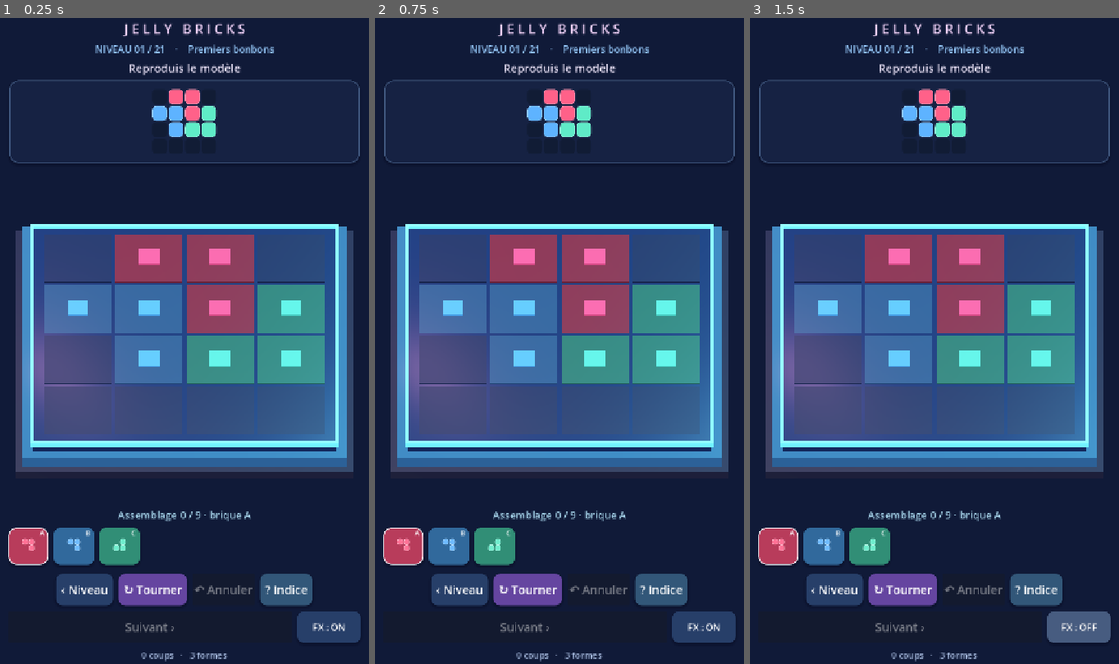
Above: before the commit, frames 1-3 (left to right).
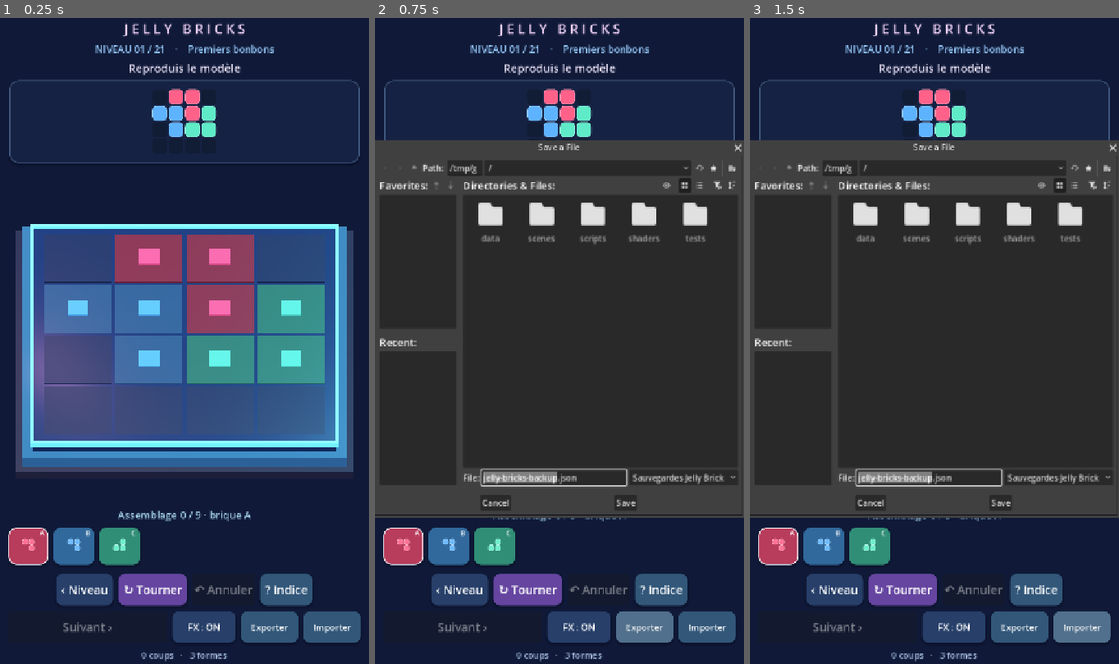
Above: after the commit, the same moments.

Repository: dbrckk/Jelly-bricks
Game: Godot game, scene res://scenes/main.tscn
The game is run twice, just before and just after one commit, with the same random seed, the same clock (stepped at 60 frames per second) and the same inputs.
Inputs (mouse positions are in pixels of both pictures, inside the frame that each line leads up to):
- Up to frame 1 (0.25 s): no input
- Up to frame 2 (0.75 s): click (644, 625) at 0.5 s, where only the run after the commit has a clickable "Exporter"
- Up to frame 3 (1.5 s): click (1082, 625) at 1.25 s, where only the run after the commit has a clickable "Importer"

The runs differ from the first frame. In frame 1, 1.9% of the frame differs, in the area x 17-96%, y 91-97%; in frame 2, 60%, in the area x 0-100%, y 18-97%; in frame 3, 60%.

Commit message:
Godot Android 0.9.9 — export et import SAF des sauvegardes avec validation complète (#42)
* feat(native): validate versioned portable backups and per-level geometry before import

* feat(android): SAF file picker backup export/import with confirmation and transactional restore

* test(native): exercise Godot SAF dialogs and strict backup import validation

* build(android): bump native APK to 0.9.9

* docs(android): explain safe user-controlled backup export and restore

* test(native): always inject an impossible pose in malformed backup regression

* fix(android): preserve pre-import recovery separately from rolling autosave backup

* test(native): verify pre-import save survives automatic session rewrites

* docs(native): distinguish previous-save rollback from rolling backup

Diff:
--- a/native-godot/scripts/game_root.gd
+++ b/native-godot/scripts/game_root.gd
@@ -11,9 +11,11 @@
 const GEL_SHADER = preload("res://shaders/jelly.gdshader")
 const GEL_MESH = preload("res://scripts/gel_mesh.gd")
 const CANDY_AUDIO = preload("res://scripts/candy_audio.gd")
+const SAVE_TRANSFER = preload("res://scripts/save_transfer.gd")
 const SAVE_FILE := "user://jelly-native-progress.json"
 const BACKUP_SAVE_FILE := SAVE_FILE + ".bak"
 const TEMP_SAVE_FILE := SAVE_FILE + ".tmp"
+const PRE_IMPORT_SAVE_FILE := SAVE_FILE + ".before-import.bak"
 
 var levels: Array = []
 var current_level: int = 0
@@ -61,6 +63,11 @@
 var win_tween: Tween
 var resume_session: Dictionary = {}
 var saved_sessions: Dictionary = {}
+var export_picker: FileDialog
+var import_picker: FileDialog
+var import_confirmation: ConfirmationDialog
+var pending_export: String = ""
+var pending_import: Dictionary = {}
 
 func _ready() -> void:
     _read_levels()
@@ -312,6 +319,144 @@
     bottom_actions.add_child(feedback_button)
     moves_label = _label("0 mouvement", 17, Color("#a4b8dc"))
     bottom.add_child(moves_label)
+    # Keep the board interactive: no additional toolbar rows on portrait.
+    var export_button := _button("Exporter", Color("#325779"))
+    export_button.custom_minimum_size = Vector2(112, 54)
+    export_button.add_theme_font_size_override("font_size", 17)
+    export_button.tooltip_text = "Sauvegarder la progression dans un fichier"
+    export_button.pressed.connect(_export_backup)
+    bottom_actions.add_child(export_button)
+    var import_button := _button("Importer", Color("#325779"))
+    import_button.custom_minimum_size = Vector2(112, 54)
+    import_button.add_theme_font_size_override("font_size", 17)
+    import_button.tooltip_text = "Restaurer une sauvegarde de progression"
+    import_button.pressed.connect(_import_backup)
+    bottom_actions.add_child(import_button)
+    _build_transfer_dialogs()
+
+## Godot 4.6 uses Android Storage Access Framework for ACCESS_FILESYSTEM
+## native dialogs (Android 10+). The content:// URI is passed directly
+## to FileAccess. No global file permission, external SDK or network access.
+func _build_transfer_dialogs() -> void:
+    export_picker = FileDialog.new()
+    export_picker.access = FileDialog.ACCESS_FILESYSTEM
+    export_picker.file_mode = FileDialog.FILE_MODE_SAVE_FILE
+    export_picker.use_native_dialog = true
+    export_picker.current_file = "jelly-bricks-backup.json"
+    export_picker.add_filter("*.json", "Sauvegardes Jelly Bricks", "application/json")
+    export_picker.file_selected.connect(_write_export)
+    add_child(export_picker)
+
+    import_picker = FileDialog.new()
+    import_picker.access = FileDialog.ACCESS_FILESYSTEM
+    import_picker.file_mode = FileDialog.FILE_MODE_OPEN_FILE
+    import_picker.use_native_dialog = true
+    import_picker.add_filter("*.json", "Sauvegardes Jelly Bricks", "application/json")
+    import_picker.file_selected.connect(_prepare_import)
+    add_child(import_picker)
+
+    import_confirmation = ConfirmationDialog.new()
+    import_confirmation.title = "Restaurer Jelly Bricks"
+    import_confirmation.ok_button_text = "Remplacer"
+    import_confirmation.confirmed.connect(_confirm_import)
+    add_child(import_confirmation)
+
+func _export_backup() -> void:
+    _save_progress()
+    var data: Dictionary = _read_progress_data()
+    var validation: Dictionary = SAVE_TRANSFER.validate_progress(data, levels)
+    if not validation.get("ok", false):
+        status_label.text = "Export impossible : " + String(validation.get("reason", "données invalides"))
+        return
+    pending_export = SAVE_TRANSFER.encode(validation["progress"])
+    export_picker.popup_file_dialog()
+
+func _write_export(path: String) -> void:
+    if pending_export.is_empty():
+        return
+    var out := FileAccess.open(path, FileAccess.WRITE)
+    if out == null:
+        status_label.text = "Échec export : stockage non accessible"
+        return
+    out.store_string(pending_export)
+    out.flush()
+    var status: Error = out.get_error()
+    out.close()
+    if status != OK:
+        status_label.text = "Échec export : écriture interrompue"
+        return
+    pending_export = ""
+    status_label.text = "Sauvegarde exportée · garde le fichier hors de l'application"
+
+func _import_backup() -> void:
+    pending_import.clear()
+    import_picker.popup_file_dialog()
+
+func _prepare_import(path: String) -> void:
+    pending_import.clear()
+    var source := FileAccess.open(path, FileAccess.READ)
+    if source == null:
+        status_label.text = "Import impossible : fichier inaccessible"
+        return
+    # Read a bounded number of bytes even for Android content-provider URIs.
+    var bytes: PackedByteArray = source.get_buffer(SAVE_TRANSFER.MAX_BYTES + 1)
+    source.close()
+    if bytes.size() > SAVE_TRANSFER.MAX_BYTES:
+        status_label.text = "Import refusé : fichier trop volumineux"
+        return
+    var parsed: Dictionary = SAVE_TRANSFER.decode(bytes.get_string_from_utf8(), levels)
+    if not parsed.get("ok", false):
+        status_label.text = "Import refusé : " + String(parsed.get("reason", "format invalide"))
+        return
+    pending_import = parsed["progress"]
+    import_confirmation.dialog_text = ("Cette sauvegarde contient %d niveaux débloqués et %d parties.\n"
+        + "Restaurer remplacera la progression locale actuelle.\n"
+        + "Une copie de l’ancienne partie sera conservée.") % [
+        int(pending_import["unlocked"]) + 1, pending_import["sessions"].size()]
+    import_confirmation.popup_centered(Vector2i(560, 270))
+
+func _confirm_import() -> void:
+    if pending_import.is_empty():
+        return
+    if not _install_backup(pending_import):
+        status_label.text = "Import échoué · progression actuelle conservée"
+        return
+    pending_import.clear()
+    status_label.text = "Sauvegarde restaurée · progression et niveaux retrouvés"
+
+## Transactional import: create backup first, write staging JSON, and only
+## switch active progress if the replacement was committed successfully.
+func _install_backup(progress: Dictionary) -> bool:
+    var validated: Dictionary = SAVE_TRANSFER.validate_progress(progress, levels)
+    if not validated.get("ok", false):
+        return false
+    _save_progress()
+    if FileAccess.file_exists(SAVE_FILE):
+        var existing: Dictionary = _read_json_dictionary(SAVE_FILE)
+        if not existing.has("unlocked") or DirAccess.copy_absolute(
+                SAVE_FILE, PRE_IMPORT_SAVE_FILE) != OK:
+            return false
+    var temp := FileAccess.open(TEMP_SAVE_FILE, FileAccess.WRITE)
+    if temp == null:
+        return false
+    temp.store_string(JSON.stringify(validated["progress"]))
+    temp.flush()
+    var write_error: Error = temp.get_error()
+    temp.close()
+    if write_error != OK:
+        DirAccess.remove_absolute(TEMP_SAVE_FILE)
+        return false
+    if DirAccess.rename_absolute(TEMP_SAVE_FILE, SAVE_FILE) != OK:
+        DirAccess.remove_absolute(TEMP_SAVE_FILE)
+        return false
+    # _load_progress is also used on startup; avoid combining imported and
+    # previously loaded session dictionaries during this in-process restore.
+    saved_sessions.clear()
+    resume_session.clear()
+    _load_progress()
+    _update_feedback_button()
+    _open_level(current_level, true)
+    return true
 
 ## A malformed JSON save is an expected crash-recovery condition, not
 ## a Godot engine exception. JSON.parse() reports status without log spam.
@@ -335,6 +480,8 @@
     return {}
 
 func _load_progress() -> void:
+    saved_sessions.clear()
+    resume_session.clear()
     var data: Dictionary = _read_progress_data()
     if data.is_empty():
         return
--- /dev/null
+++ b/native-godot/scripts/save_transfer.gd
@@ -0,0 +1,177 @@
+extends RefCounted
+## Portable, strictly validated Jelly Bricks Android progress backups.
+## Uses only built-in Godot 4.6 APIs, including Android SAF content URIs.
+const FORMAT := "jelly-bricks-native-backup"
+const VERSION := 1
+const MAX_BYTES := 2 * 1024 * 1024
+
+static func encode(progress: Dictionary) -> String:
+    var payload := JSON.stringify(progress)
+    return JSON.stringify({
+        "kind": FORMAT, "version": VERSION, "progress": progress,
+        "sha256": payload.sha256_text()
+    })
+
+static func decode(content: String, levels: Array) -> Dictionary:
+    if content.to_utf8_buffer().size() > MAX_BYTES:
+        return {"ok": false, "reason": "Fichier trop volumineux"}
+    var parser := JSON.new()
+    if parser.parse(content) != OK or not parser.data is Dictionary:
+        return {"ok": false, "reason": "Fichier JSON illisible"}
+    var envelope: Dictionary = parser.data
+    if envelope.get("kind") != FORMAT or envelope.get("version") != VERSION:
+        return {"ok": false, "reason": "Format de sauvegarde non reconnu"}
+    var progress: Variant = envelope.get("progress")
+    if not progress is Dictionary or not envelope.get("sha256") is String:
+        return {"ok": false, "reason": "Données de sauvegarde manquantes"}
+    if JSON.stringify(progress).sha256_text() != envelope["sha256"]:
+        return {"ok": false, "reason": "Sauvegarde altérée (SHA-256)"}
+    return validate_progress(progress, levels)
+
+static func _valid_integer(value: Variant, low: int, high: int) -> bool:
+    if not (value is int or value is float):
+        return false
+    var n: float = float(value)
+    return n >= float(low) and n <= float(high) and n == float(int(value))
+
+static func _level_board(level: Dictionary) -> Dictionary:
+    var board_size: int = int(level.get("size", 0))
+    var rows: Variant = level.get("rows", [])
+    if board_size < 1 or board_size > 12 or not rows is Array \
+            or rows.size() != board_size:
+        return {}
+    var wanted: Dictionary = {}
+    var shapes: Dictionary = {}
+    for r in range(board_size):
+        var line: String = String(rows[r])
+        if line.length() != board_size:
+            return {}
+        for c in range(board_size):
+            var id: String = line.substr(c, 1)
+            if id == ".":
+                continue
+            var cell := Vector2i(r, c)
+            wanted[cell] = id
+            if not shapes.has(id):
+                shapes[id] = []
+            shapes[id].append(cell)
+    for id in shapes:
+        var low_row: int = board_size
+        var low_col: int = board_size
+        for cell in shapes[id]:
+            low_row = mini(low_row, cell.x)
+            low_col = mini(low_col, cell.y)
+        var normalized: Array = []
+        for cell in shapes[id]:
+            normalized.append(cell - Vector2i(low_row, low_col))
+        shapes[id] = normalized
+    return {"wanted": wanted, "shapes": shapes, "size": board_size}
+
+static func _rotated(cells: Array, turns: int) -> Array:
+    var rotated: Array = cells.duplicate()
+    for _i in range(turns):
+        var shifted: Array = []
+        for p in rotated:
+            shifted.append(Vector2i(p.y, -p.x))
+        var low_r: int = 999
+        var low_c: int = 999
+        for p in shifted:
+            low_r = mini(low_r, p.x)
+            low_c = mini(low_c, p.y)
+        rotated.clear()
+        for p in shifted:
+            rotated.append(p - Vector2i(low_r, low_c))
+    return rotated
+
+static func _validate_placements(raw: Variant, board: Dictionary) -> Dictionary:
+    var shapes: Dictionary = board["shapes"]
+    var wanted: Dictionary = board["wanted"]
+    if not raw is Dictionary or raw.size() > shapes.size():
+        return {"ok": false}
+    var used: Dictionary = {}
+    var clean: Dictionary = {}
+    for id in raw:
+        if not id is String or not shapes.has(id) or not raw[id] is Dictionary:
+            return {"ok": false}
+        var pose: Dictionary = raw[id]
+        if not _valid_integer(pose.get("row"), 0, board["size"] - 1) \
+                or not _valid_integer(pose.get("col"), 0, board["size"] - 1) \
+                or not _valid_integer(pose.get("turns"), 0, 3):
+            return {"ok": false}
+        var at := Vector2i(int(pose["row"]), int(pose["col"]))
+        var turns: int = int(pose["turns"])
+        for cell in _rotated(shapes[id], turns):
+            var world: Vector2i = at + cell
+            if not wanted.has(world) or used.has(world):
+                return {"ok": false}
+            used[world] = true
+        clean[id] = {"row": at.x, "col": at.y, "turns": turns}
+    return {"ok": true, "placements": clean}
+
+static func _validate_session(raw: Variant, level_index: int, board: Dictionary) -> Dictionary:
+    if not raw is Dictionary or not _valid_integer(raw.get("level"), level_index, level_index):
+        return {"ok": false}
+    var current: Dictionary = _validate_placements(raw.get("placements", {}), board)
+    if not current.get("ok", false):
+        return {"ok": false}
+    var history: Variant = raw.get("undo_history", [])
+    if not history is Array or history.size() > 64:
+        return {"ok": false}
+    var clean_history: Array = []
+    for snapshot in history:
+        var validated: Dictionary = _validate_placements(snapshot, board)
+        if not validated.get("ok", false):
+            return {"ok": false}
+        clean_history.append(validated["placements"])
+    if not _valid_integer(raw.get("selected_turns", 0), 0, 3) \
+            or not _valid_integer(raw.get("moves", 0), 0, 1000000):
+        return {"ok": false}
+    var selected: Variant = raw.get("selected_id", "")
+    if not selected is String or (selected != "" and not board["shapes"].has(selected)):
+        return {"ok": false}
+    return {"ok": true, "session": {
+        "level": level_index,
+        "placements": current["placements"],
+        "undo_history": clean_history,
+        "selected_id": selected,
+        "selected_turns": int(raw.get("selected_turns", 0)),
+        "moves": maxi(int(raw.get("moves", 0)), current["placements"].size())
+    }}
+
+static func validate_progress(progress: Dictionary, levels: Array) -> Dictionary:
+    if levels.is_empty() or progress.get("format") != 2:
+        return {"ok": false, "reason": "Version de progression incompatible"}
+    if not _valid_integer(progress.get("unlocked"), 0, levels.size() - 1):
+        return {"ok": false, "reason": "Niveaux débloqués invalides"}
+    var unlocked: int = int(progress["unlocked"])
+    if not _valid_integer(progress.get("level"), 0, unlocked):
+        return {"ok": false, "reason": "Niveau actif invalide"}
+    if not progress.get("feedback_enabled") is bool:
+        return {"ok": false, "reason": "Réglages invalides"}
+    var entries: Variant = progress.get("sessions")
+    if not entries is Dictionary or entries.size() > levels.size():
+        return {"ok": false, "reason": "Sessions invalides"}
+    var validated_sessions: Dictionary = {}
+    for raw_key in entries:
+        if not raw_key is String or not raw_key.is_valid_int():
+            return {"ok": false, "reason": "Identifiant de niveau invalide"}
+        var idx: int = int(raw_key)
+        if idx < 0 or idx > unlocked or idx >= levels.size() or raw_key != str(idx):
+            return {"ok": false, "reason": "Niveau de session hors progression"}
+        var board: Dictionary = _level_board(levels[idx])
+        if board.is_empty():
+            return {"ok": false, "reason": "Modèle de niveau indisponible"}
+        var clean: Dictionary = _validate_session(entries[raw_key], idx, board)
+        if not clean.get("ok", false):
+            return {"ok": false, "reason": "Placement ou annulation invalide au niveau %d" % (idx + 1)}
+        validated_sessions[raw_key] = clean["session"]
+    var current: int = int(progress["level"])
+    var active: Dictionary = validated_sessions.get(str(current), {})
+    return {"ok": true, "progress": {
+        "format": 2,
+        "unlocked": unlocked,
+        "level": current,
+        "feedback_enabled": progress["feedback_enabled"],
+        "sessions": validated_sessions,
+        "session": active
+    }}
--- a/native-godot/tests/validate.gd
+++ b/native-godot/tests/validate.gd
@@ -1,6 +1,7 @@
 extends SceneTree
 const GEL_MESH = preload("res://scripts/gel_mesh.gd")
 const CANDY_AUDIO = preload("res://scripts/candy_audio.gd")
+const SAVE_TRANSFER = preload("res://scripts/save_transfer.gd")
 
 ## Headless native engine test: all 21 original layouts, one fully interactive
 ## level, remaining solutions placed in one batch to avoid expensive no-GPU CI.
@@ -445,6 +446,61 @@
                 push_error("Persistence smoke test altered the original puzzle")
                 quit(1)
                 return
+            # Portable Android backup: real serialize/parse roundtrip, strict
+            # checksum, malformed level validation and transactional restoration.
+            if game.export_picker == null or game.import_picker == null \
+                    or game.import_confirmation == null \
+                    or not game.export_picker.use_native_dialog \
+                    or game.export_picker.access != FileDialog.ACCESS_FILESYSTEM \
+                    or game.import_picker.access != FileDialog.ACCESS_FILESYSTEM:
+                push_error("Godot 4.6 Android SAF export/import controls are missing")
+                quit(1)
+                return
+            var before_portable: Dictionary = game._read_progress_data()
+            var portable_string: String = SAVE_TRANSFER.encode(before_portable)
+            var portable: Dictionary = SAVE_TRANSFER.decode(portable_string, game.levels)
+            if not portable.get("ok", false) \
+                    or portable["progress"]["sessions"].size() < 1:
+                push_error("Portable Android backup roundtrip invalid: " + str(portable))
+                quit(1)
+                return
+            var decoded_envelope: Dictionary = JSON.parse_string(portable_string)
+            decoded_envelope["sha256"] = "tampered"
+            if SAVE_TRANSFER.decode(JSON.stringify(decoded_envelope), game.levels).get("ok", false):
+                push_error("Tampered SHA-256 was not rejected")
+                quit(1)
+                return
+            var geometry_tampered: Dictionary = portable["progress"].duplicate(true)
+            var first_saved: Dictionary = geometry_tampered["sessions"]["0"]
+            var damaged_poses: Dictionary = first_saved["placements"]
+            damaged_poses[first_id] = {"row": -999, "col": 0, "turns": 0}
+            first_saved["placements"] = damaged_poses
+            geometry_tampered["sessions"]["0"] = first_saved
+            if SAVE_TRANSFER.validate_progress(geometry_tampered, game.levels).get("ok", false):
+                push_error("Checksum-valid but geometrically corrupt backup accepted")
+                quit(1)
+                return
+            var primary_before: String = FileAccess.get_file_as_string(game.SAVE_FILE)
+            if game._install_backup(geometry_tampered) \
+                    or FileAccess.get_file_as_string(game.SAVE_FILE) != primary_before:
+                push_error("Rejected imported save damaged current player progress")
+                quit(1)
+                return
+            var previous_player_save: String = FileAccess.get_file_as_string(game.SAVE_FILE)
+            if not game._install_backup(portable["progress"]):
+                push_error("Known-good backup import could not commit")
+                quit(1)
+                return
+            if FileAccess.get_file_as_string(game.PRE_IMPORT_SAVE_FILE) != previous_player_save:
+                push_error("Import rollback backup was overwritten by subsequent autosave")
+                quit(1)
+                return
+            if game._read_progress_data().get("format", 0) != 2 \
+                    or not game._read_progress_data().has("sessions"):
+                push_error("Restored Android backup did not persist")
+                quit(1)
+                return
+            print("TEST: Android SAF dialogs, portable JSON SHA-256 and safe import rollback")
             print("TEST: atomic save swap, JSON backup recovery and multi-level sessions")
             print("TEST: resume incomplete native game with undo; reject damaged saves")
             print("TEST: target-aware magnet, no-op guard, amber shader, smooth ghost tracking")
Not shown, changed: native-godot/export_presets.cfg
